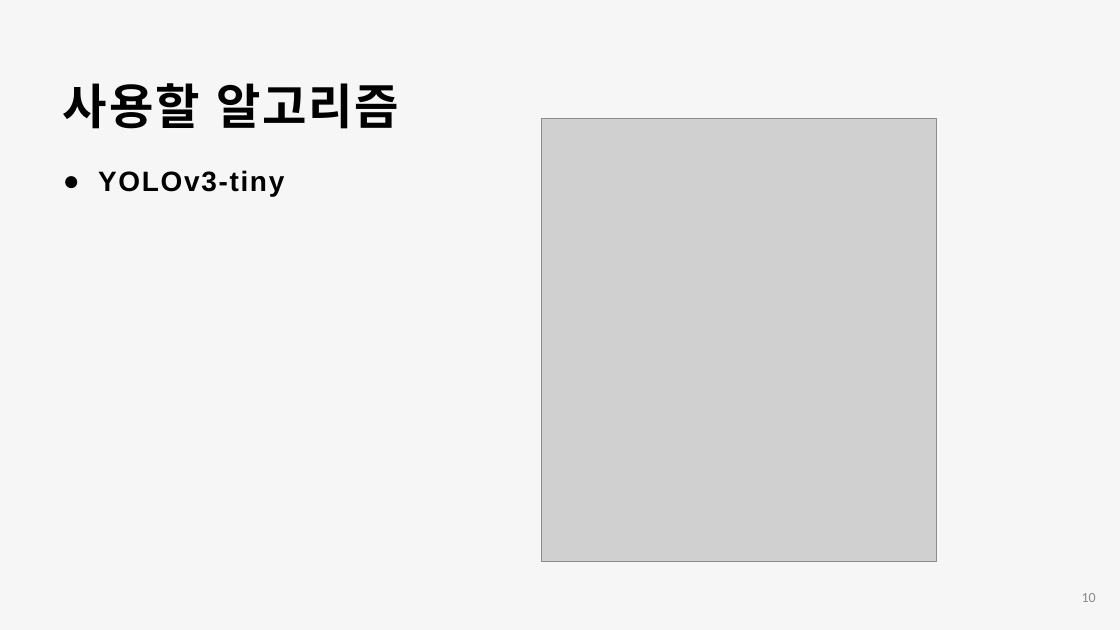
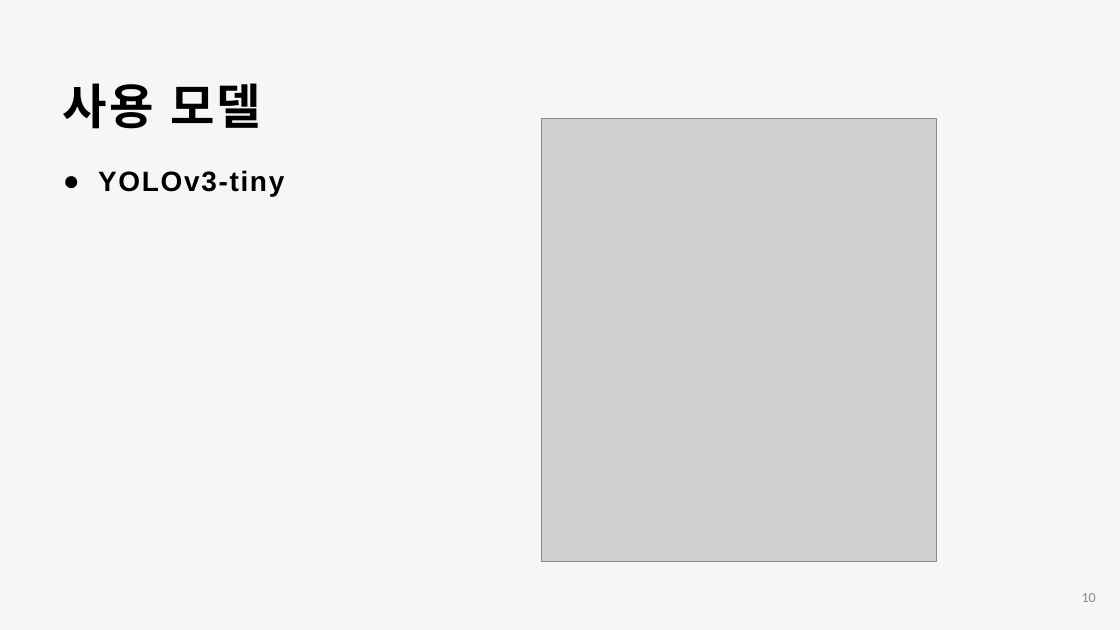
Before and after one commit to Kkumteulyi/2024-CapStone, a slide deck: slide 10 of 캡스톤_(정윤혁,차동근)_1208.pptx. Drawn at 1120x630 pixels with LibreOffice and Linux fonts; fonts in the diff are those of the drawing; grey boxes stand for pictures. Boxes give left, top, right and bottom in pixels: in the first picture for what was removed or moved away, otherwise in the second. Text is boxed around its words. In the diff, an @@ line names an element or a change of style, - is before the commit and + after.

```diff
--- a/캡스톤_(정윤혁,차동근)_1208.pptx
+++ b/캡스톤_(정윤혁,차동근)_1208.pptx
@@ text at box(63, 83, 260, 129): text changed @@
-사용할 알고리즘
+사용 모델
```
Also in this commit, not shown: 9 other slides changed.
